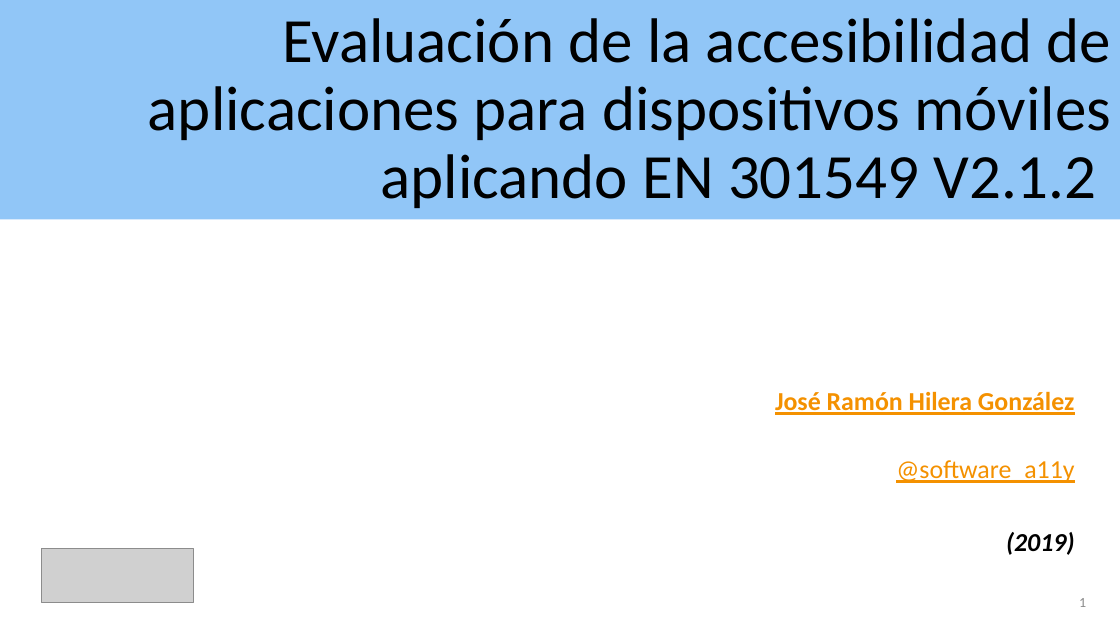
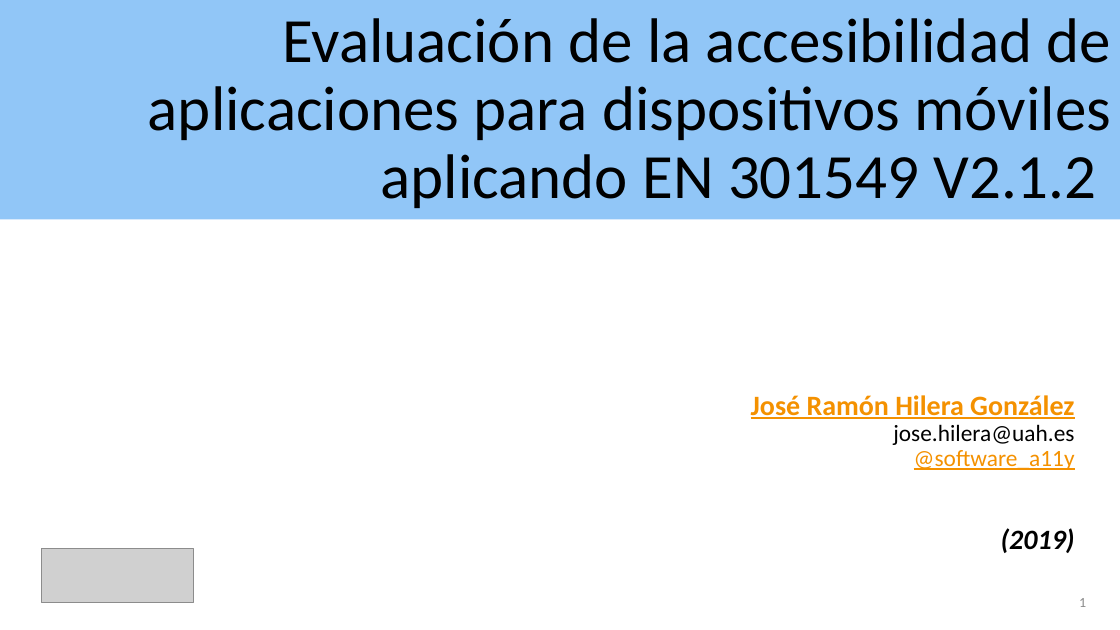
Before and after one commit to ctt-gob-es/Ejemplo-App-Accesible-Android, a slide deck: slide 1 of material-extra/Evaluacion apps aplicando EN301549.pptx. Drawn at 1120x630 pixels with LibreOffice and Linux fonts; fonts in the diff are those of the drawing; grey boxes stand for pictures. Boxes give left, top, right and bottom in pixels: in the first picture for what was removed or moved away, otherwise in the second. Text is boxed around its words. In the diff, an @@ line names an element or a change of style, - is before the commit and + after.

```diff
--- a/material-extra/Evaluacion apps aplicando EN301549.pptx
+++ b/material-extra/Evaluacion apps aplicando EN301549.pptx
@@ subtitle at (x1=751, y1=395, x2=1075, y2=470): text changed; size 22.2 to 20 pt; bold off @@
-José Ramón Hilera González
-@software_a11y
+José Ramón Hilera González
+jose.hilera@uah.es
+@software_a11y
@@ subtitle at (x1=1001, y1=528, x2=1075, y2=553): size 22.2 to 24 pt in "(2019)"; line spacing 0.8 to 0.9 @@
```
Also in this commit, not shown: 4 other files.
